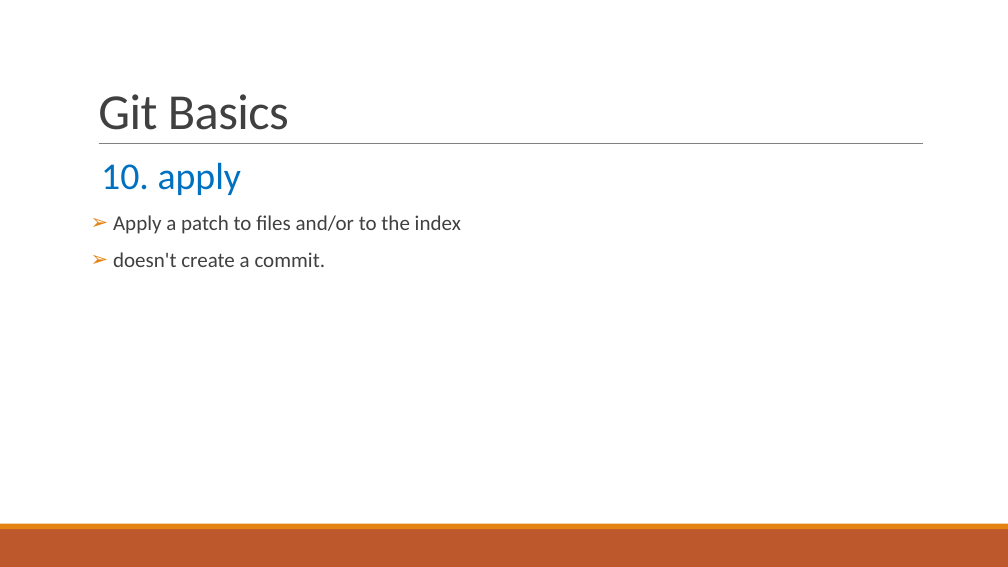
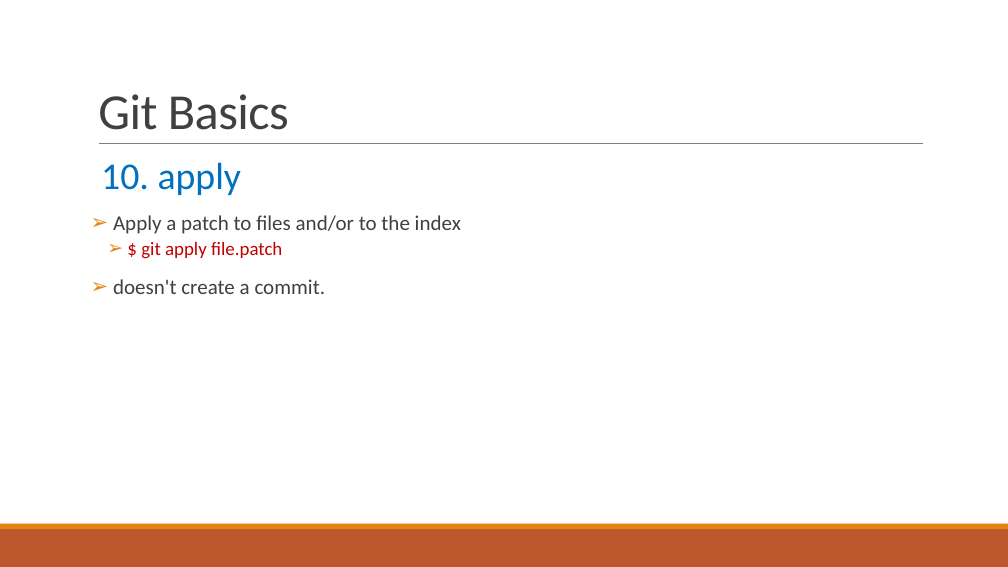
Before and after one commit to huyendinhkhanh/tim_hieu, a slide deck: slide 12 of Git.pptx. Drawn at 1008x567 pixels with LibreOffice and Linux fonts; fonts in the diff are those of the drawing. Boxes give left, top, right and bottom in pixels: in the first picture for what was removed or moved away, otherwise in the second. Text is boxed around its words. In the diff, an @@ line names an element or a change of style, - is before the commit and + after.

```diff
--- a/Git.pptx
+++ b/Git.pptx
@@ text at (141,242,282,259): paragraph added @@
+  ➢ $ git apply file.patch
```
Also in this commit, not shown: 3 other slides changed.
